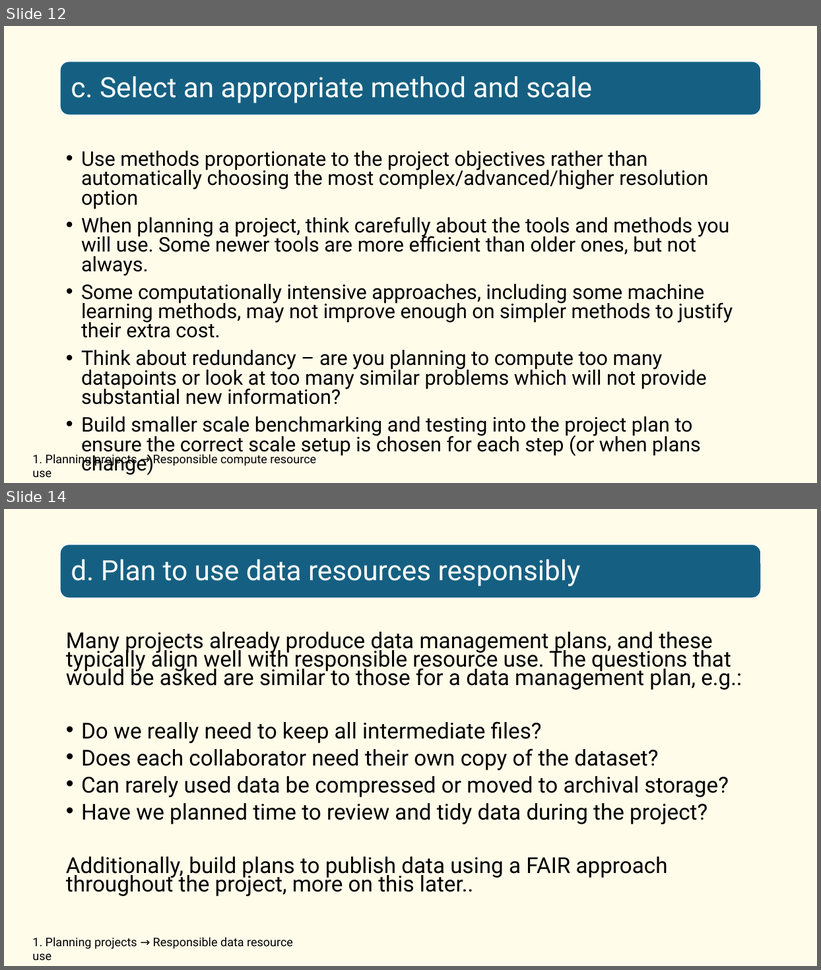
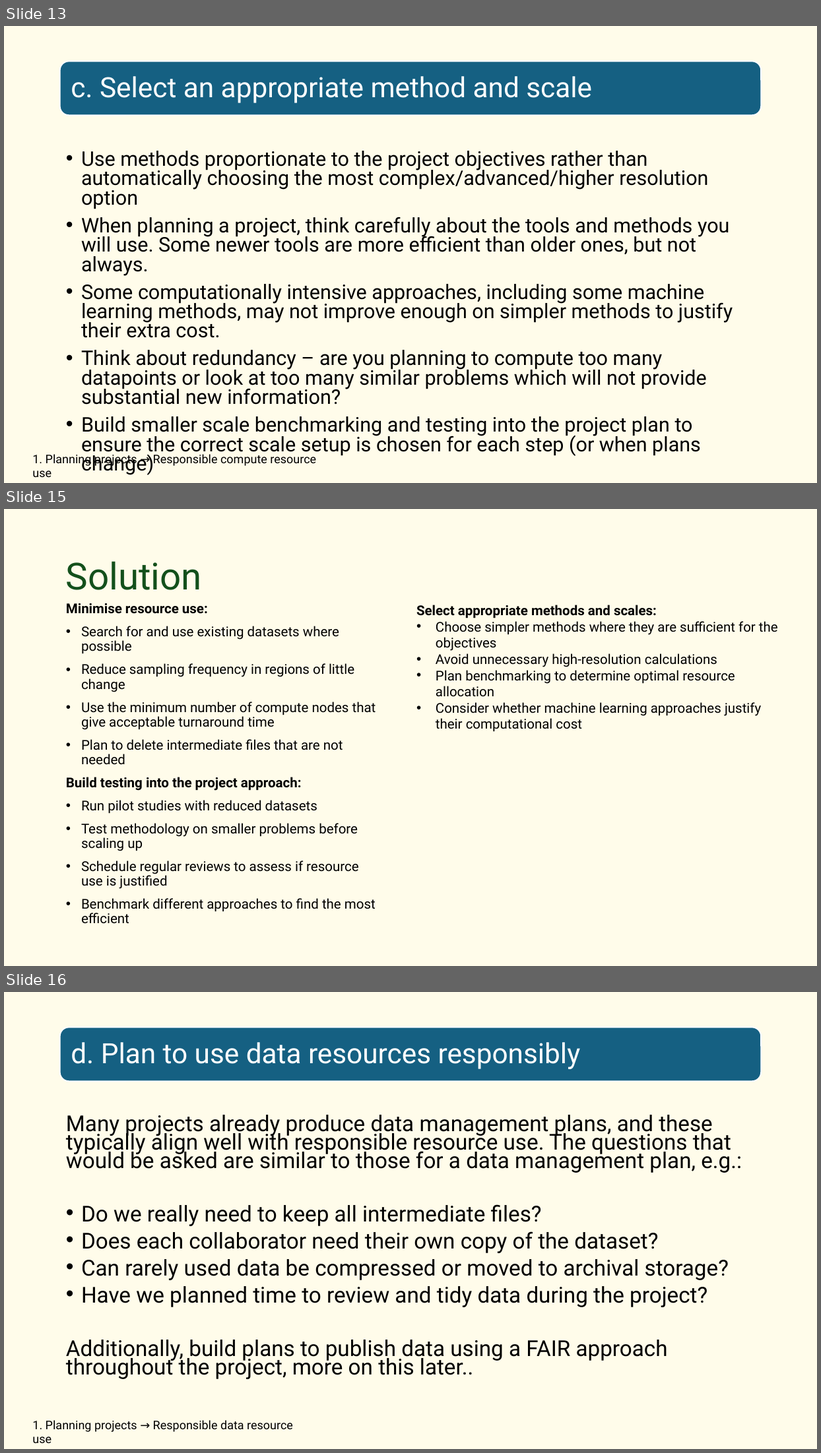
Before and after one commit to EPCCed/2026-10-02_green-hpc_cambridge, a slide deck: instructors/L9-ResponsibleComputing.pptx. Shown one above the other, each under a label of ours: slides 12 and 14 before the commit, slides 13, 15 and 16 after it; the slides between them are not shown. The pictures are 821x970 and 821x1453 pixels, drawn with LibreOffice and Linux fonts; fonts in the diff are those of the drawing. Boxes give left, top, right and bottom in pixels: in the first picture for what was removed or moved away, otherwise in the second. Text is boxed around its words. In the diff, an @@ line names an element or a change of style, - is before the commit and + after.

```diff
--- a/instructors/L9-ResponsibleComputing.pptx
+++ b/instructors/L9-ResponsibleComputing.pptx
@@ slide 15 added at (4,509,817,966), background #FFFCEA @@
@@ title added at (66,561,202,590), 44 pt, text #13501B @@
+Solution
@@ text added at (66,603,376,924), 16 pt, text #000000 @@
+Minimise resource use:
+• Search for and use existing datasets where possible
+• Reduce sampling frequency in regions of little change
+• Use the minimum number of compute nodes that give acceptable turnaround time
+• Plan to delete intermediate files that are not needed
+Build testing into the project approach:
+• Run pilot studies with reduced datasets
+• Test methodology on smaller problems before scaling up
+• Schedule regular reviews to assess if resource use is justified
+• Benchmark different approaches to find the most efficient
@@ text added at (416,605,778,732), 16 pt, text #000000 @@
+Select appropriate methods and scales:
+• Choose simpler methods where they are sufficient for the objectives
+• Avoid unnecessary high-resolution calculations
+• Plan benchmarking to determine optimal resource allocation
+• Consider whether machine learning approaches justify their computational cost
@@ what was slide 12 is now slide 13 @@
@@ what was slide 14 is now slide 16 @@
```
Also in this commit, not shown: 4 slides changed, 3 other slides added, 3 other files.
